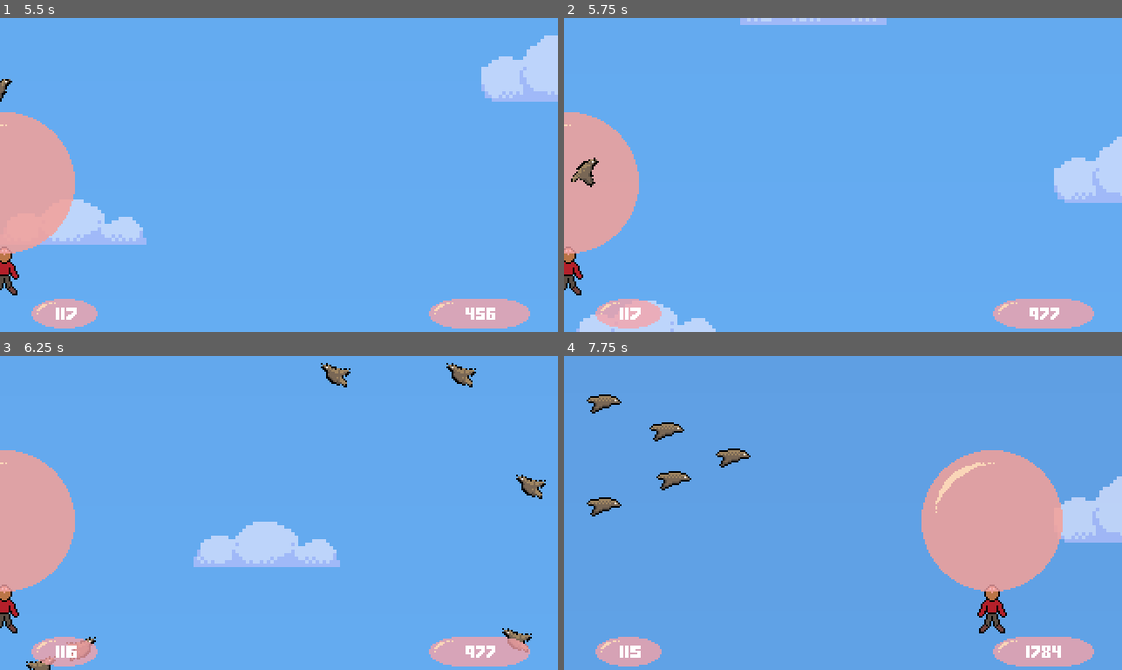
Above: before the commit, frames 1-4 (two rows, left to right).
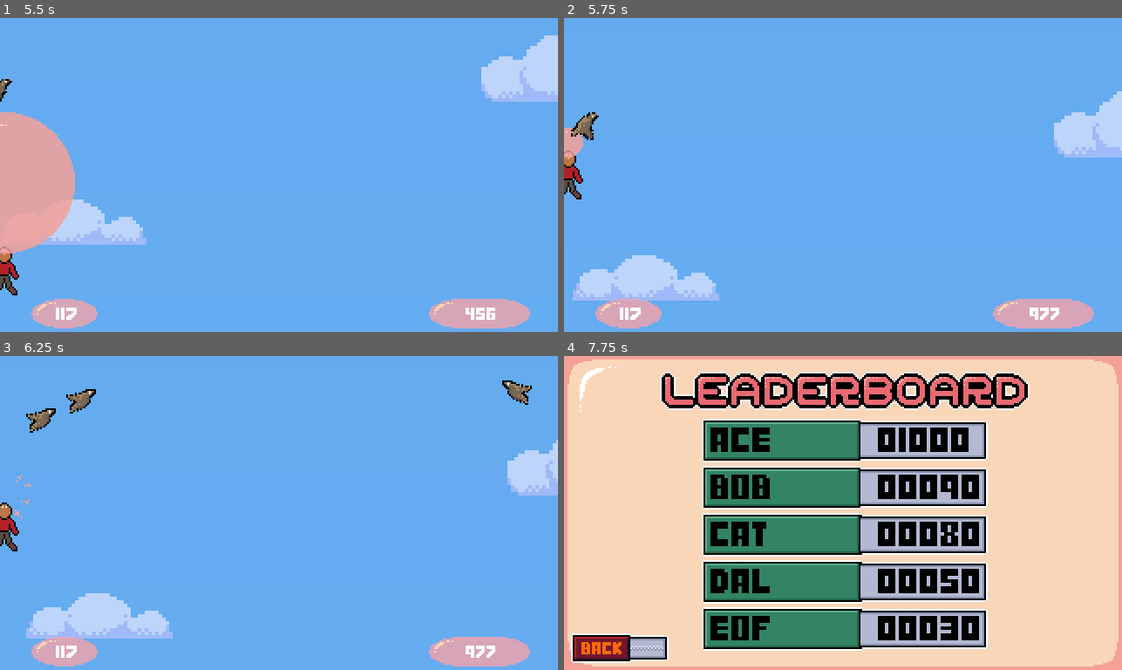
Above: after the commit, the same moments.

Repository: eagle-eye-scouter/GGJ_BubbleBlowing
Game: Godot game, scene res://scenes/main_menu.tscn
Same seed, same stepped clock (60 frames per second), same inputs: the game is played once before the commit and once after it.
Inputs (mouse positions are in pixels of both pictures, inside the frame that each line leads up to):
- Up to frame 1 (5.5 s): click (94, 200) at 0.5 s; tap Enter (ui_accept) at 1.25, 1.52, 2.27, 2.75, 3.77, 4.52, 5.27 s; hold D (player_right) 1.28-2.03 s; hold Space (player_breath) 1.28-2.03 s; hold S (player_down) 2.03-2.78 s; tap 0 (sacred_mode, bound only before the commit) at 2.1, 3.6, 5.1 s; hold D (player_right) 2.78-3.53 s; hold Space (player_breath) 2.78-3.53 s; hold W (player_up) 3.53-4.28 s; hold Space (player_breath) 4.28-5.03 s; hold A (player_left) from 4.28 s (still down)
- Up to frame 2 (5.75 s): keep holding A (player_left)
- Up to frame 3 (6.25 s): release A (player_left) at 5.78 s; hold S (player_down) from 5.78 s (still down); hold Space (player_breath) from 5.78 s (still down)
- Up to frame 4 (7.75 s): release S (player_down) at 6.53 s; release Space (player_breath) at 6.53 s; hold D (player_right) 6.53-7.28 s; tap 0 (sacred_mode, bound only before the commit) at 6.6 s; tap Enter (ui_accept) at 6.77, 7.52 s; hold W (player_up) from 7.28 s (still down); hold Space (player_breath) from 7.28 s (still down)

Frame 1 is identical in both runs. In frame 2, 12% of the frame differs, in the area x 0-100%, y 0-100%; in frame 3, 13%; in frame 4, 100%.

Commit message:
fullscreen

Diff:
--- a/project.godot
+++ b/project.godot
@@ -23,7 +23,7 @@
 
 window/size/viewport_width=320
 window/size/viewport_height=180
-window/size/mode=2
+window/size/mode=3
 window/stretch/mode="viewport"
 
 [dotnet]
@@ -76,8 +76,7 @@
 }
 sacred_mode={
 "deadzone": 0.5,
-"events": [Object(InputEventKey,"resource_local_to_scene":false,"resource_name":"","device":-1,"window_id":0,"alt_pressed":false,"shift_pressed":false,"ctrl_pressed":false,"meta_pressed":false,"pressed":false,"keycode":0,"physical_keycode":48,"key_label":0,"unicode":48,"location":0,"echo":false,"script":null)
-]
+"events": []
 }
 
 [layer_names]
--- a/scenes/scroll_world.tscn
+++ b/scenes/scroll_world.tscn
@@ -21,7 +21,6 @@
 [ext_resource type="Script" path="res://scripts/hud.gd" id="18_425hx"]
 [ext_resource type="Texture2D" uid="uid://b3t7xhu0iokg7" path="res://assets/sprites/UI/timer_board.png" id="19_nx3pg"]
 [ext_resource type="LabelSettings" path="res://fonts/hud_font_setting.tres" id="20_o63pe"]
-[ext_resource type="AudioStream" uid="uid://biwtykwmrnp8y" path="res://assets/sounds/music/BGM.wav" id="22_pnikj"]
 
 [sub_resource type="Gradient" id="Gradient_p0pkq"]
 interpolation_color_space = 2
@@ -35,7 +34,7 @@
 size = Vector2(27.057, 20)
 
 [sub_resource type="RectangleShape2D" id="RectangleShape2D_fmsma"]
-size = Vector2(336, 226.086)
+size = Vector2(336, 178)
 
 [sub_resource type="RectangleShape2D" id="RectangleShape2D_qts6x"]
 size = Vector2(202, 1554.75)
@@ -918,7 +917,7 @@
 victory_point = NodePath("../UFO/UfoTracker")
 
 [node name="Collider" type="CollisionShape2D" parent="Dynamic/VictoryArea"]
-position = Vector2(152, 0.000976563)
+position = Vector2(152, 79)
 shape = SubResource("RectangleShape2D_fmsma")
 
 [node name="UFO" parent="Dynamic" instance=ExtResource("15_384kq")]
@@ -1014,10 +1013,6 @@
 label_settings = ExtResource("20_o63pe")
 horizontal_alignment = 1
 vertical_alignment = 1
-
-[node name="AudioStreamPlayer2D" type="AudioStreamPlayer2D" parent="."]
-stream = ExtResource("22_pnikj")
-autoplay = true
 
 [editable path="Dynamic/Clouds/CloudB1"]
 [editable path="Dynamic/Clouds/CloudB2"]
Not shown: 1 places in scenes/scroll_world.tscn that only renumber resources
